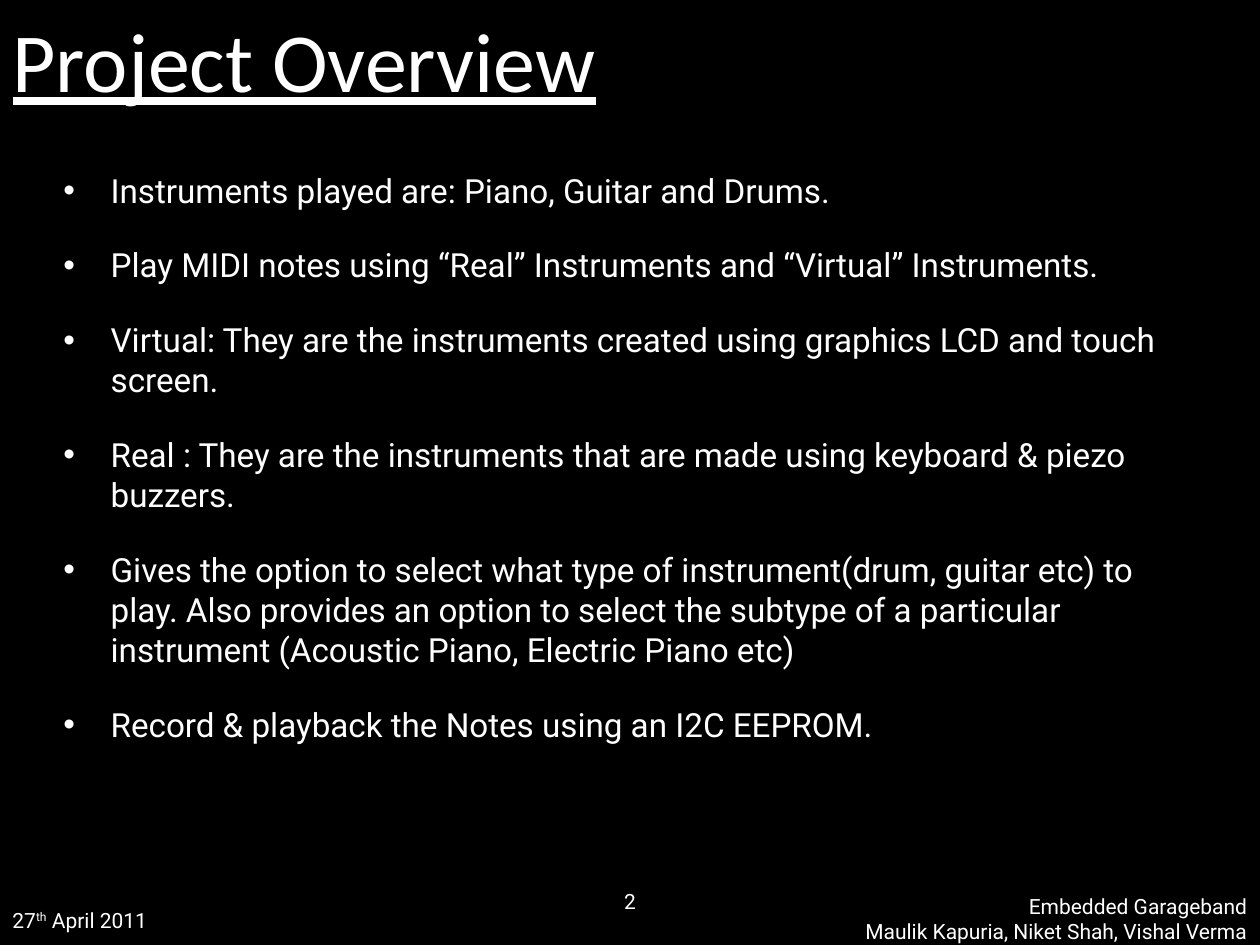
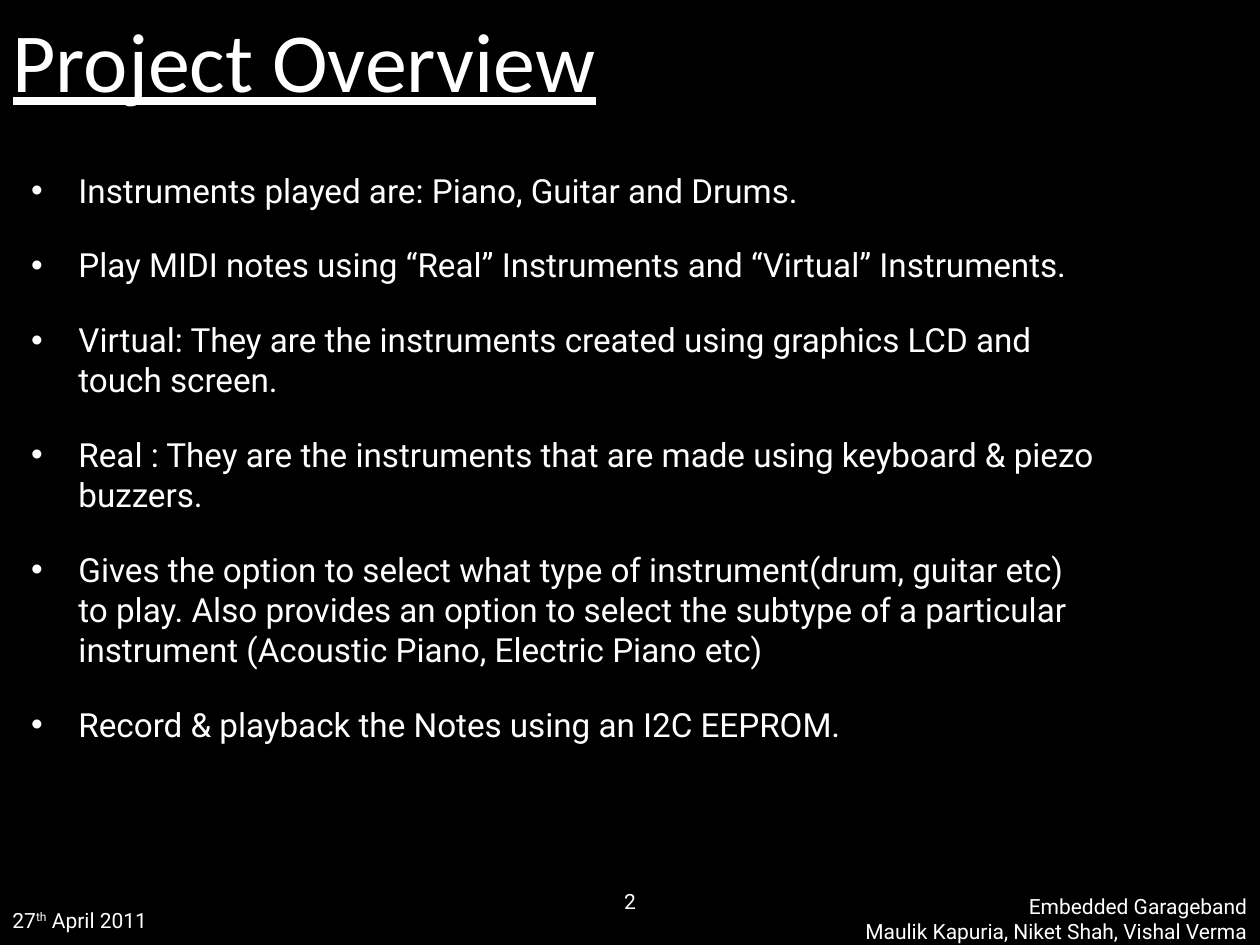
Before and after one commit to harshad317/embedded-garageband, a slide deck: slide 2 of Documentation/presentation/initial presentation/S11_Kapuria_Shah_Verma_Garageband.pptx. Drawn at 1260x945 pixels with LibreOffice and Linux fonts; fonts in the diff are those of the drawing; background and template pictures are left out. Boxes give left, top, right and bottom in pixels: in the first picture for what was removed or moved away, otherwise in the second. Text is boxed around its words. In the diff, an @@ line names an element or a change of style, - is before the commit and + after.

```diff
--- a/Documentation/presentation/initial presentation/S11_Kapuria_Shah_Verma_Garageband.pptx
+++ b/Documentation/presentation/initial presentation/S11_Kapuria_Shah_Verma_Garageband.pptx
@@ text "Instruments played are: Piano, Guitar ..." rewrapped from box(111, 178, 1154, 744) to box(78, 178, 1093, 744) @@
```
Also in this commit, not shown: 1 other slide changed, 1 slide added.
